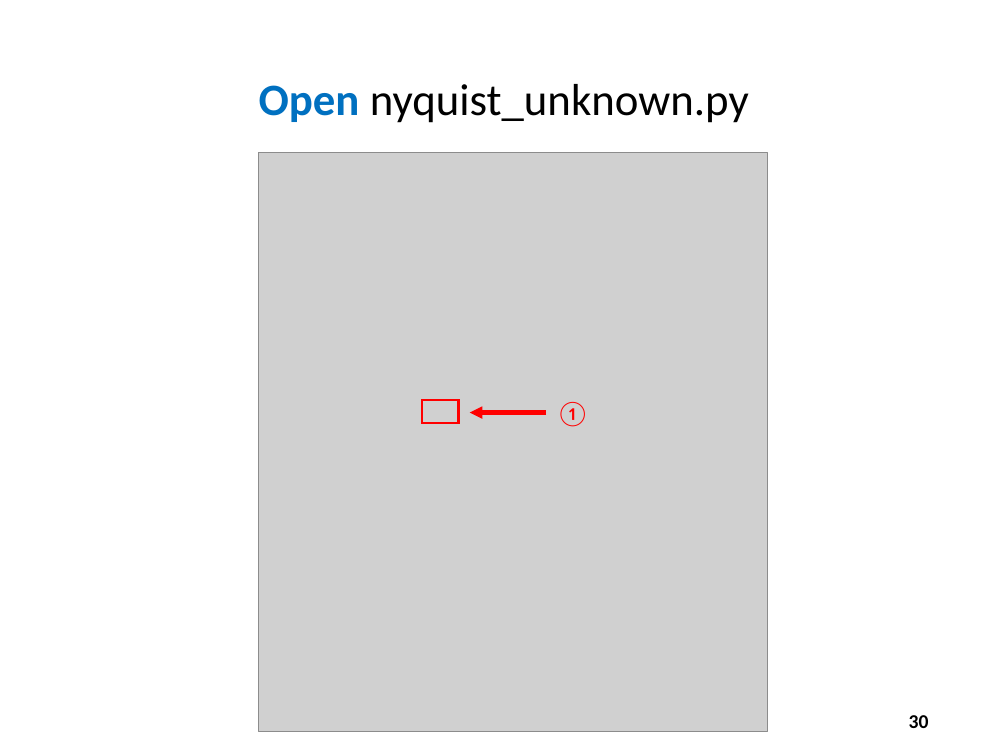
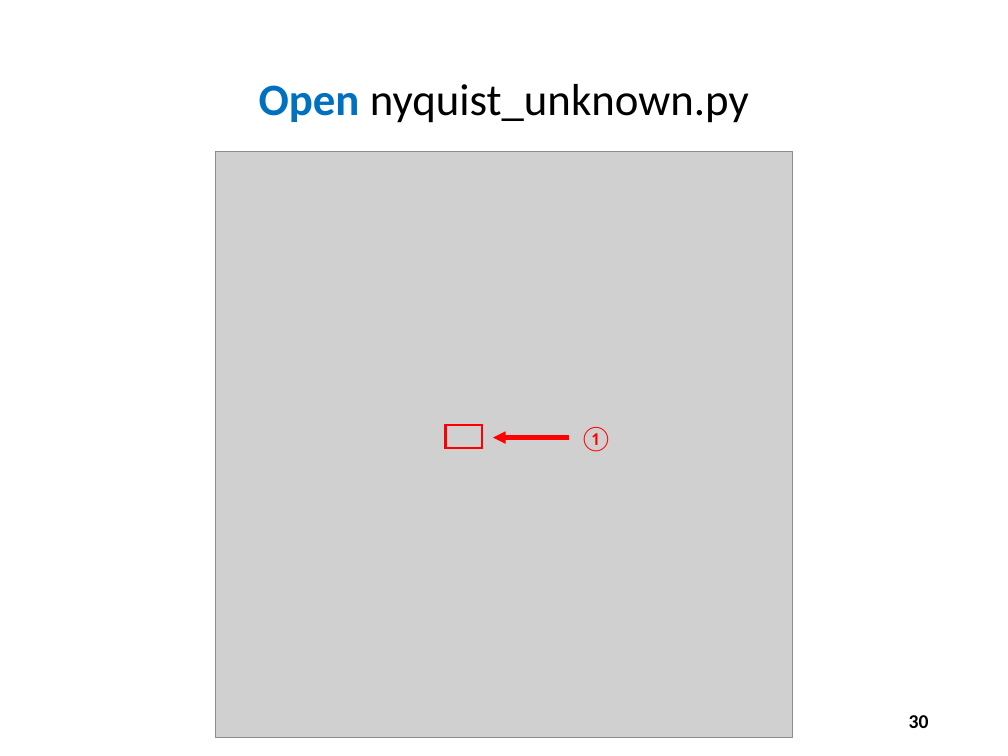
Before and after one commit to dbiersach/scicomp101, a slide deck: slide 30 of Session 09 - Measuring Waves/Session 09 - Measuring Waves.pptx. Drawn at 1008x756 pixels with LibreOffice and Linux fonts; fonts in the diff are those of the drawing; grey boxes stand for pictures. Boxes give left, top, right and bottom in pixels: in the first picture for what was removed or moved away, otherwise in the second. Text is boxed around its words. In the diff, an @@ line names an element or a change of style, - is before the commit and + after.

```diff
--- a/Session 09 - Measuring Waves/Session 09 - Measuring Waves.pptx
+++ b/Session 09 - Measuring Waves/Session 09 - Measuring Waves.pptx
@@ picture: place and size @@
-picture at <box>259,153,768,732</box>
+picture at <box>216,151,792,738</box>
@@ 1 text, 1 arrow, 1 rectangle: place and size @@
-1 text, 1 arrow, 1 rectangle at <box>422,400,589,427</box>
+1 text, 1 arrow, 1 rectangle at <box>446,425,612,452</box>
```
Also in this commit, not shown: 2 other slides changed, 1 other file.
